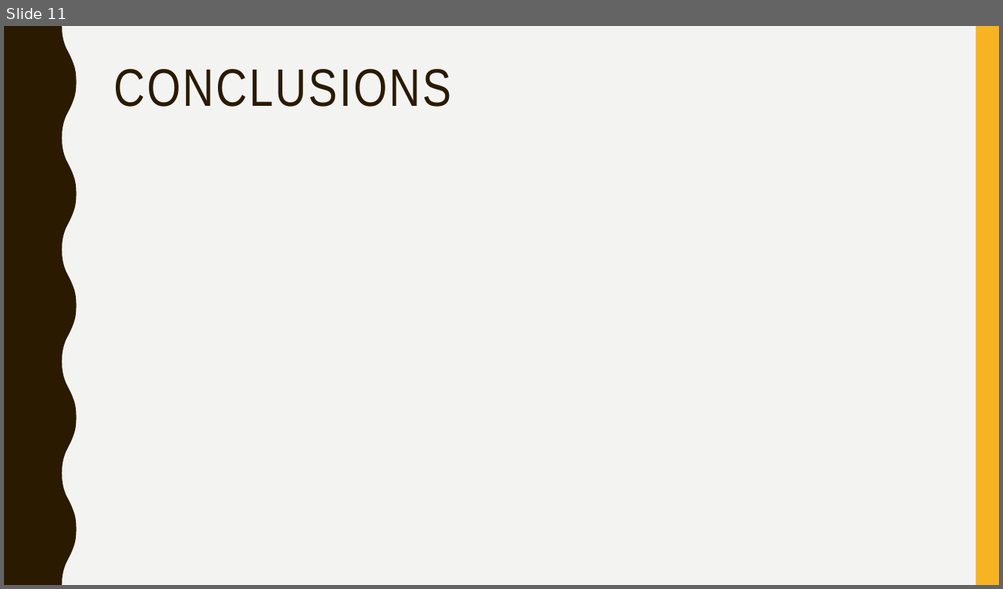
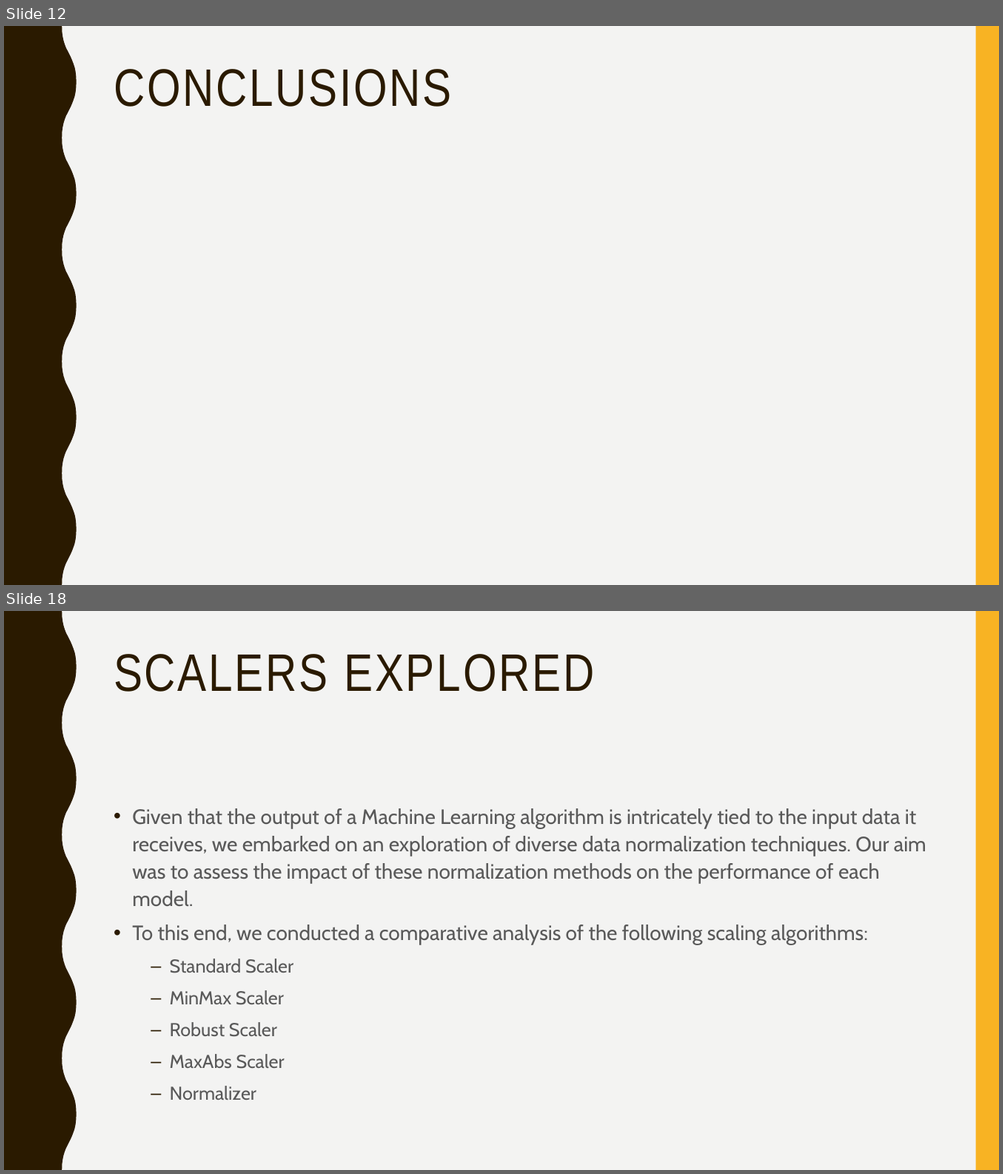
Before and after one commit to afs202005277/AC, a slide deck: ppt projeto.pptx. Shown one above the other, each under a label of ours: slide 11 before the commit, slides 12 and 18 after it; the slides between them are not shown. The pictures are 1003x589 and 1003x1174 pixels, drawn with LibreOffice and Linux fonts; fonts in the diff are those of the drawing. Boxes give left, top, right and bottom in pixels: in the first picture for what was removed or moved away, otherwise in the second. Text is boxed around its words. In the diff, an @@ line names an element or a change of style, - is before the commit and + after.

```diff
--- a/ppt projeto.pptx
+++ b/ppt projeto.pptx
@@ slide 18 added at (4, 611, 999, 1170), background #F3F3F2; not listed: 2 template elements that a slide beside it also shows @@
@@ title added at (114, 654, 594, 692), 51 pt, text #2A1A00 @@
+SCALERS EXPLORED
@@ text added at (132, 809, 926, 1100), 20 pt, text #595959 @@
+• Given that the output of a Machine Learning algorithm is intricately tied to the input data it receives, we embarked on an exploration of diverse data normalization techniques. Our aim was to assess the impact of these normalization methods on the performance of each model.
+• To this end, we conducted a comparative analysis of the following scaling algorithms:
+  – Standard Scaler
+  – MinMax Scaler
+  – Robust Scaler
+  – MaxAbs Scaler
+  – Normalizer
@@ what was slide 11 is now slide 12 @@
```
Also in this commit, not shown: 12 other slides added, 13 other files.
